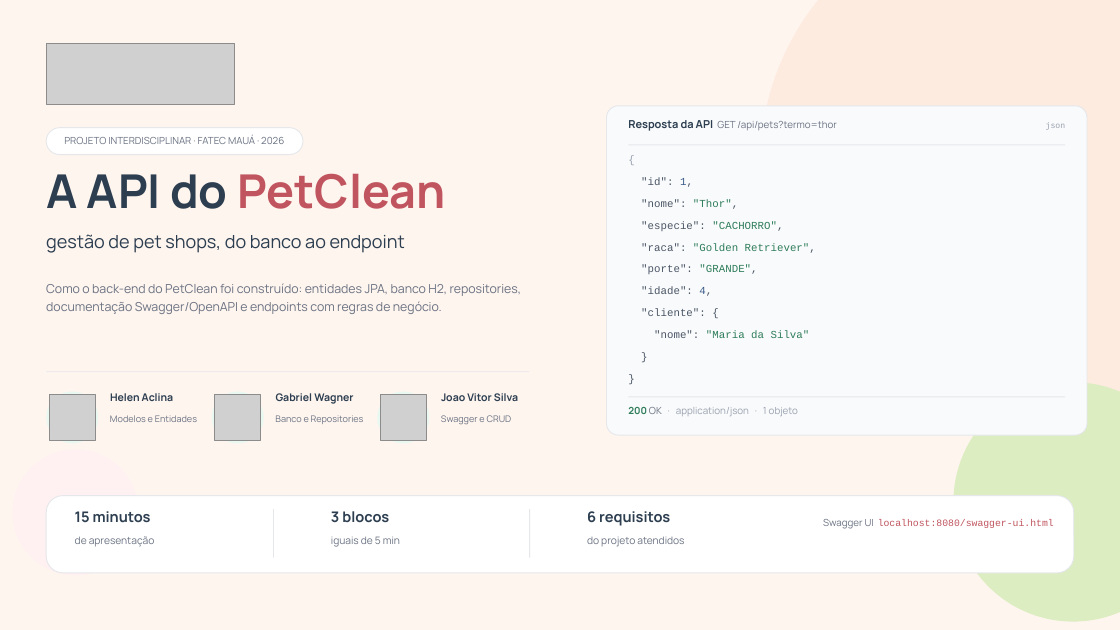
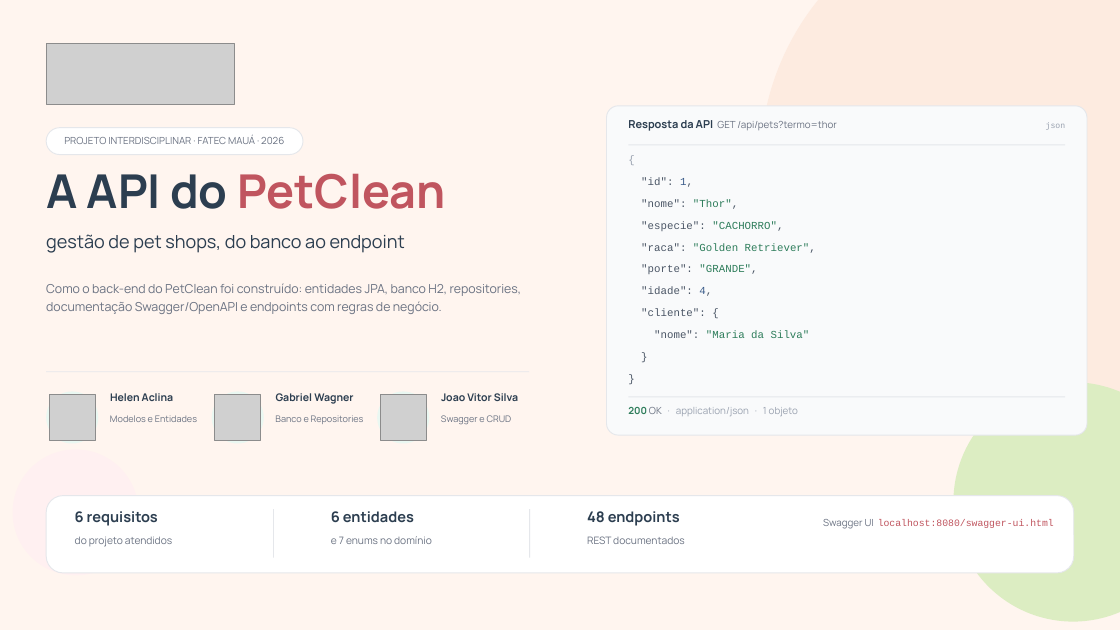
Before and after one commit to jvitorsi-dev/PetClean, a slide deck: slide 1 of docs/apresentacao/PetClean-API.pptx. Drawn at 1120x630 pixels with LibreOffice and Linux fonts; fonts in the diff are those of the drawing; grey boxes stand for pictures. Boxes give left, top, right and bottom in pixels: in the first picture for what was removed or moved away, otherwise in the second. Text is boxed around its words. In the diff, an @@ line names an element or a change of style, - is before the commit and + after.

```diff
--- a/docs/apresentacao/PetClean-API.pptx
+++ b/docs/apresentacao/PetClean-API.pptx
@@ text at [75,511,158,526]: text changed @@
-15 minutos
+6 requisitos
@@ text at [75,536,172,547]: text changed @@
-de apresentação
+do projeto atendidos
@@ text at [331,511,414,522]: text changed @@
-3 blocos
+6 entidades
@@ text at [331,536,432,544]: text changed @@
-iguais de 5 min
+e 7 enums no domínio
@@ text at [587,511,680,526]: text changed @@
-6 requisitos
+48 endpoints
@@ text at [587,536,684,544]: text changed @@
-do projeto atendidos
+REST documentados
```
Also in this commit, not shown: 14 other slides changed, 6 other files.
